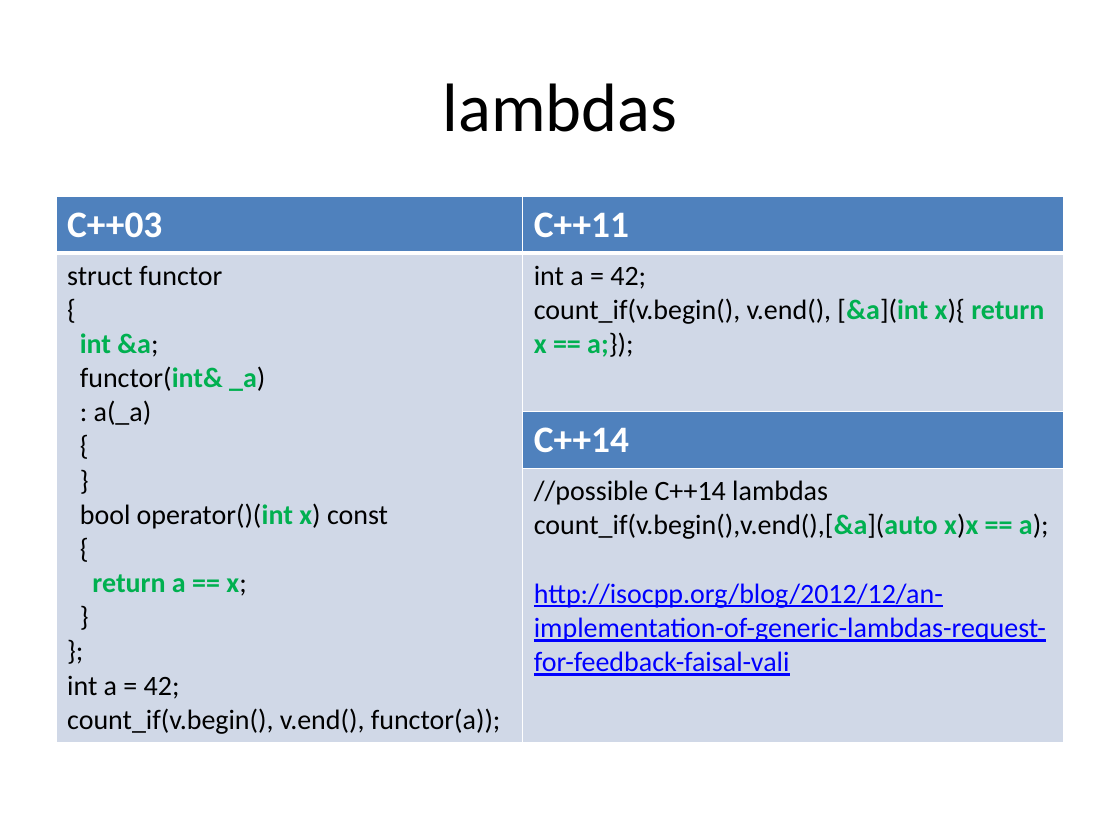
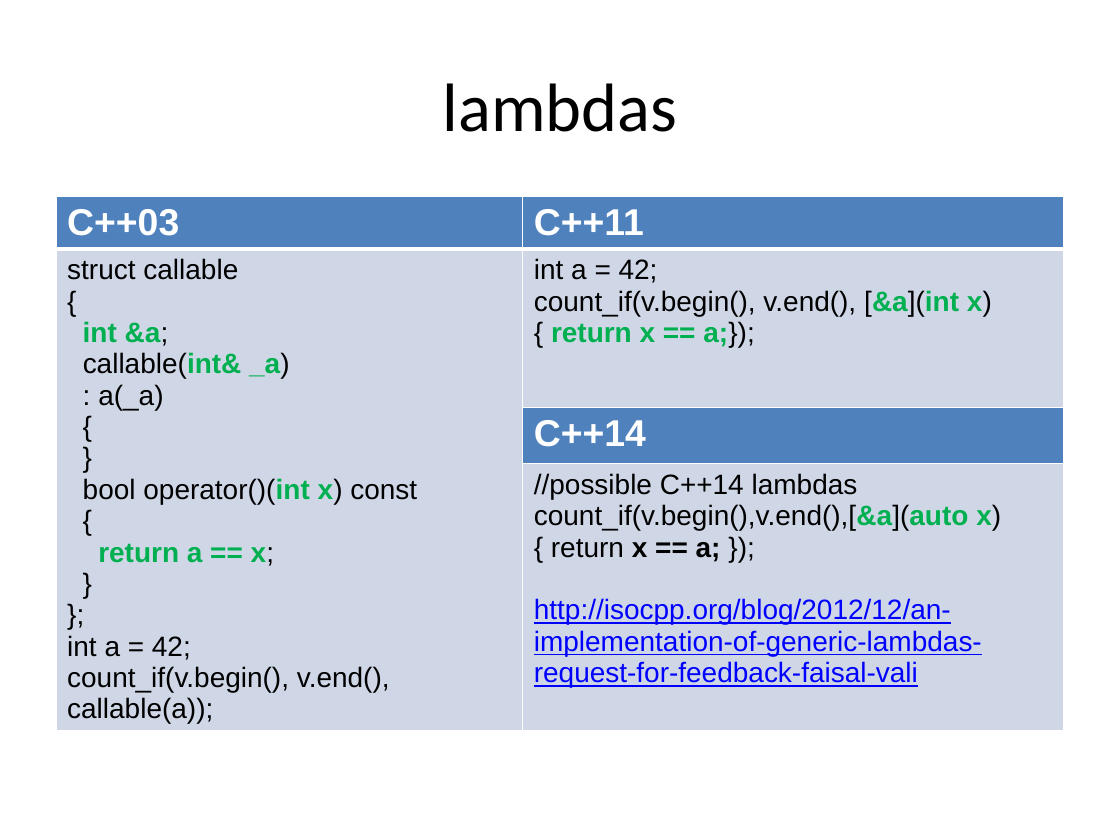
Before and after one commit to xtofl/cpp11training, a slide deck: slide 4 of slides/2.lambdas-c11-121213071023-phpapp02-reordered.pptx. Drawn at 1120x840 pixels with LibreOffice and Linux fonts; fonts in the diff are those of the drawing. Boxes give left, top, right and bottom in pixels: in the first picture for what was removed or moved away, otherwise in the second. Text is boxed around its words. In the diff, an @@ line names an element or a change of style, - is before the commit and + after.

```diff
--- a/slides/2.lambdas-c11-121213071023-phpapp02-reordered.pptx
+++ b/slides/2.lambdas-c11-121213071023-phpapp02-reordered.pptx
@@ table at bbox=[56, 196, 1064, 727] @@
-row 2, column 1: struct functor / { / int &a; / functor(int& _a) / : a(_a) / { } / bool operator()(int x) const / { / return a == x; } }; / int a = 42; / count_if(v.begin(), v.end(), functor(a));
+row 2, column 1: struct callable / { / int &a; / callable(int& _a) / : a(_a) / { } / bool operator()(int x) const / { / return a == x; } }; / int a = 42; / count_if(v.begin(), v.end(), callable(a));
-row 4, column 2: //possible C++14 lambdas / count_if(v.begin(),v.end(),[&a](auto x)x == a); / http://isocpp.org/blog/2012/12/an-implementation-of-generic-lambdas-request-for-feedback-faisal-vali
+row 4, column 2: //possible C++14 lambdas / count_if(v.begin(),v.end(),[&a](auto x) { return x == a; }); / http://isocpp.org/blog/2012/12/an-implementation-of-generic-lambdas-request-for-feedback-faisal-vali
@@ fill #D0D8E8 to #CFD7E7 in 3 cells @@
@@ font Calibri to Arial in "C++03", "C++11", "int a = 42;", "count_if(v.begin(), v.end(), [&a](int x){ return x == ..." and 1 more places @@
```
Also in this commit, not shown: 10 other slides changed, 1 slide added, 1 other file.
